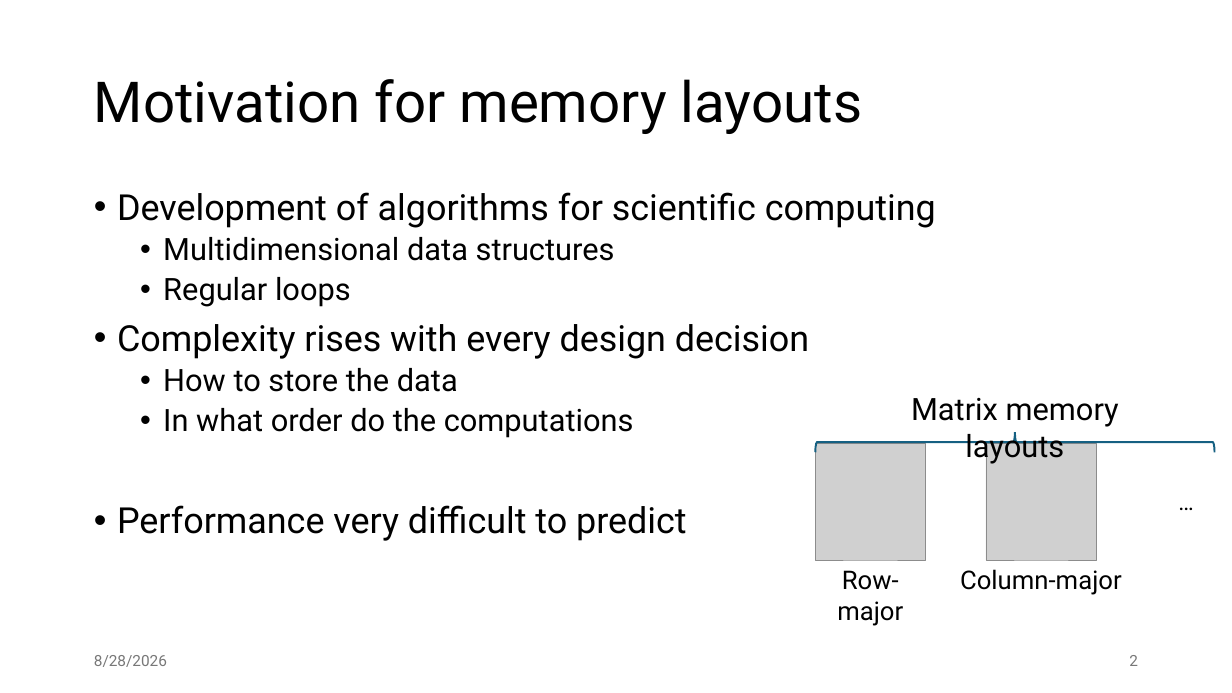
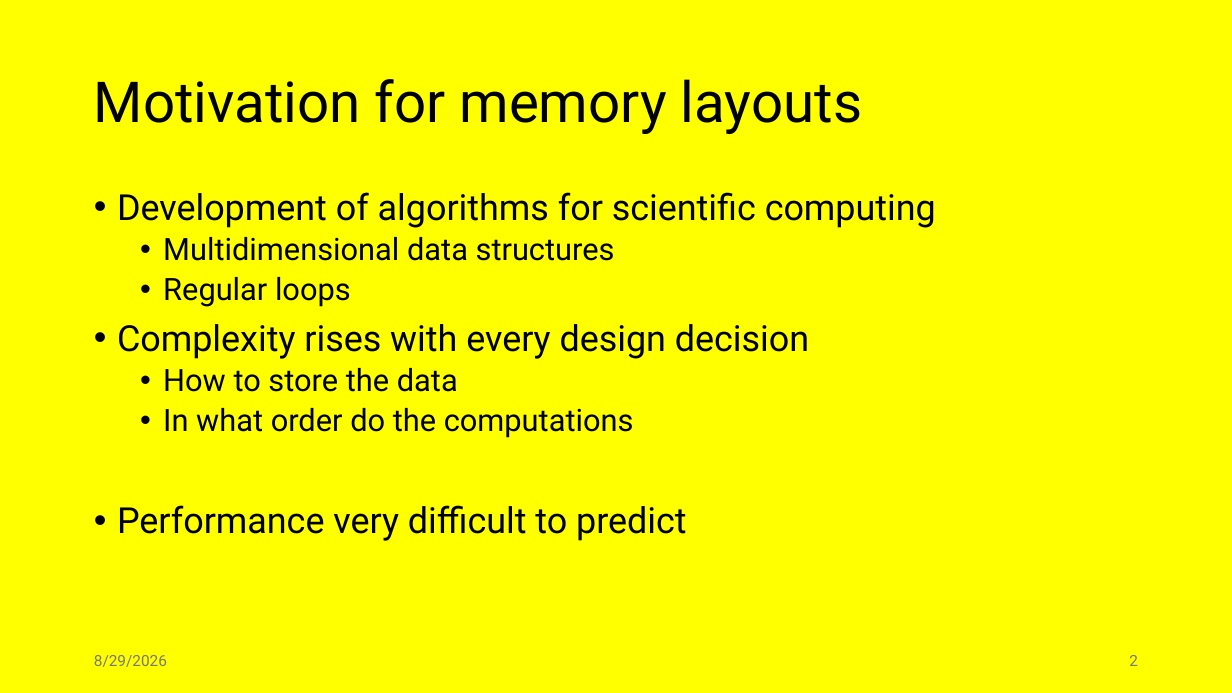
Before and after one commit to jiriklepl/phd-thesis, a slide deck: slide 2 of slides/Optimizing Memory Layouts and Traversal Orders in High-Performance Computing.pptx. Drawn at 1232x693 pixels with LibreOffice and Linux fonts; fonts in the diff are those of the drawing; grey boxes stand for pictures. Boxes give left, top, right and bottom in pixels: in the first picture for what was removed or moved away, otherwise in the second. Text is boxed around its words. In the diff, an @@ line names an element or a change of style, - is before the commit and + after.

```diff
--- a/slides/Optimizing Memory Layouts and Traversal Orders in High-Performance Computing.pptx
+++ b/slides/Optimizing Memory Layouts and Traversal Orders in High-Performance Computing.pptx
@@ background #FFFFFF to #FFFF00 @@
@@ text removed at (x1=911, y1=398, x2=1119, y2=465) @@
-Matrix memory layouts
@@ picture removed at (x1=815, y1=444, x2=925, y2=560) @@
@@ right brace removed at (x1=816, y1=432, x2=1215, y2=452) @@
@@ picture removed at (x1=986, y1=444, x2=1096, y2=560) @@
@@ text removed at (x1=1169, y1=483, x2=1208, y2=520) @@
-…
@@ text removed at (x1=960, y1=569, x2=1122, y2=595) @@
-Column-major
@@ text removed at (x1=837, y1=570, x2=903, y2=626) @@
-Row-major
@@ text at (x1=94, y1=655, x2=167, y2=667): text changed @@
-8/28/2026
+8/29/2026
```
Also in this commit, not shown: 28 other slides changed, 1 slide added, 2 slides removed.
